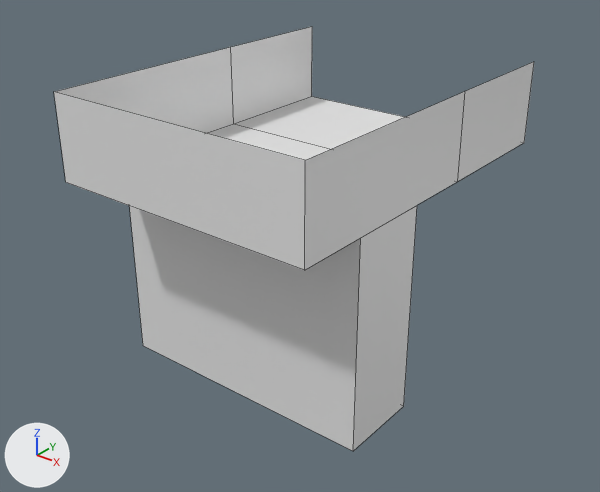
The OBJ model Resources/Meshes/18m/Slope_U_Node_Pavement_Steel_Fence.obj, before and after one commit.
Camera for both pictures: a 50 mm lens placed at (11.18, 13.35, 11.62), pointed at (0.0, 27.33, 2.96). Arrows for +X, +Y and +Z are at lower left; the lights stay in place. Mesh edges are drawn as thin lines. Where no turn or scale is listed for an object, it has been applied to the vertices.

Before the edit, the objects in view are built like this:
```python
me_slope_u_node_pavement_steel_fence = bpy.data.meshes.new('Slope_U_Node_Pavement_Steel_Fence')
me_slope_u_node_pavement_steel_fence.from_pydata(...)  # 20 vertices, 11 faces; spans x -3.3..3.3, y 23.33..32.0, z 0.0..7.0
ob_slope_u_node_pavement_steel_fence = bpy.data.objects.new('Slope_U_Node_Pavement_Steel_Fence', me_slope_u_node_pavement_steel_fence)
ob_slope_u_node_pavement_steel_fence.location = (0.0, 0.0, 0.0)
```
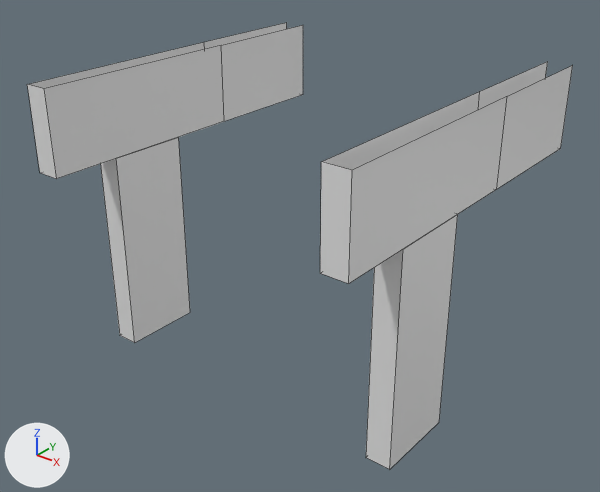
Scene script edits in JSON lines:
```json
{"block": "me_slope_u_node_pavement_steel_fence", "where": "me_slope_u_node_pavement_steel_fence.from_pydata(...)  # 20 vertices, 11 faces; spans x -3.3..3.3, y 23.33..32.0, z 0.0..7.0"}
{"block": "me_slope_u_node_pavement_steel_fence", "where": "# used by ob_slope_u_node_pavement_steel_fence; location = (0.0, 0.0, 0.0)"}
{"block": "me_slope_u_node_pavement_steel_fence", "change": "me_slope_u_node_pavement_steel_fence part 1: the loose piece of 8 vertices spanning x -3.3..3.3, y 25.0..27.0, z 0.0..5.0 is scaled about its middle by (0.0909, 1, 1.01), then moved by (-3.93, 0.0, -0.03)"}
{"block": "me_slope_u_node_pavement_steel_fence", "change": "me_slope_u_node_pavement_steel_fence part 2: the loose piece of 12 vertices spanning x -3.3..3.3, y 23.33..32.0, z 5.0..7.0 is scaled about its middle by (0.0909, 1, 1), then moved by (-3.93, 0.0, 0.0)"}
{"block": "me_slope_u_node_pavement_steel_fence", "change": "me_slope_u_node_pavement_steel_fence part 3: the loose piece of 8 vertices spanning x -3.3..3.3, y 25.0..27.0, z 0.0..5.0 is copied, and the copy is scaled about its middle by (0.0909, 1, 1.01), then moved by (3.93, 0.0, 0.03); it spans x 3.63..4.23, y 25.0..27.0, z 0.0..5.05"}
{"block": "me_slope_u_node_pavement_steel_fence", "change": "me_slope_u_node_pavement_steel_fence part 4: the loose piece of 12 vertices spanning x -3.3..3.3, y 23.33..32.0, z 5.0..7.0 is copied, and the copy is scaled about its middle by (0.0909, 1, 1), then moved by (3.93, 0.0, 0.05); it spans x 3.63..4.23, y 23.33..32.0, z 5.05..7.05"}
```

Changed parts and their boxes (x1, y1, x2, y2) in the pictures (600 x 492 px; the box of a moved part takes in the faces that stretch with it):
```json
{"object": "Slope_U_Node_Pavement_Steel_Fence", "change": "reshaped", "before": [54, 27, 534, 451], "after": [27, 22, 573, 469], "on screen": "14% wider"}
{"part": 1, "of": "me_slope_u_node_pavement_steel_fence", "change": "moved or reshaped", "before": [130, 205, 417, 451], "after": [101, 137, 190, 343]}
{"part": 2, "of": "me_slope_u_node_pavement_steel_fence", "change": "moved or reshaped", "before": [54, 27, 534, 270], "after": [27, 22, 303, 179]}
{"part": 3, "of": "me_slope_u_node_pavement_steel_fence", "change": "added", "after": [366, 214, 458, 469]}
{"part": 4, "of": "me_slope_u_node_pavement_steel_fence", "change": "added", "after": [320, 61, 573, 284]}
```
